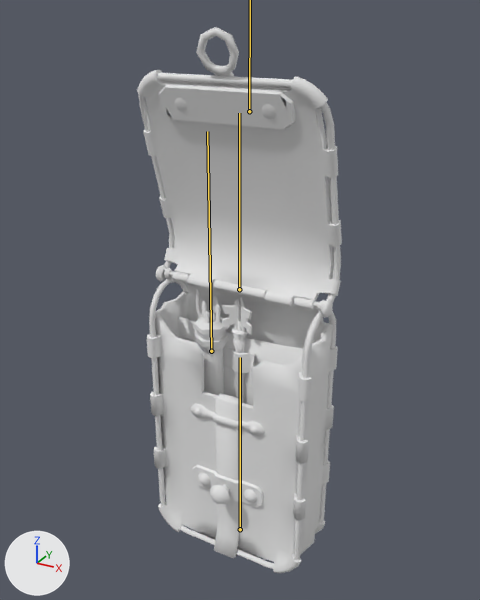
The glTF model model_export/t5_weapon_zom_moon_hacker_box_vm_lod0.gltf as it was, and as the next commit left it.
Before and after are seen from a 50 mm camera at (6.79, -12.37, 13.02) aimed at (-0.07, 0.1, 6.78). Lighting does not change. The marker at lower left points along +X, +Y and +Z. Both versions are drawn at the pose saved in each file; the numbers are the values there. The bones that bend it are drawn over the model as lines.

Names of what the first picture shows: 'surf1', 'surf10', 'surf2', 'surf3', 'surf4', 'surf5', 'surf9'.
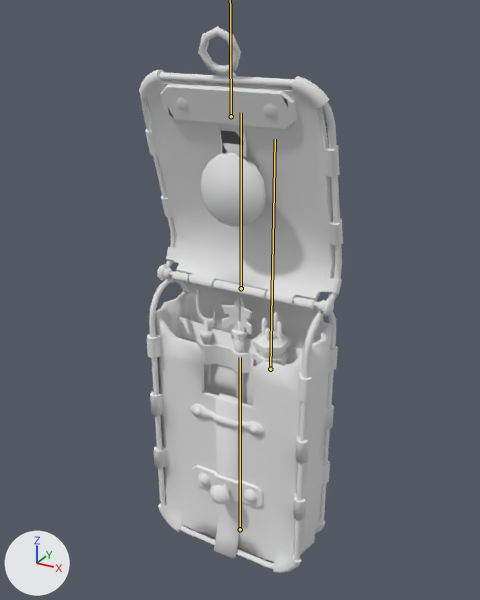
What the commit changed:
Bone 'j_lid' (bone_j_lid) moves from (0.0, 0.0, 0.07) to (0.0, 0.0, 0.0).
Bone 'j_lid2' (bone_j_lid2) moves from (0.0, 0.0, -0.86) to (0.0, 0.0, 0.0).
Bone 'j_tool' (bone_j_tool) moves from (-1.68, 0.0, -0.11) to (0.0, 0.0, 0.0).

Boxes (x1, y1, x2, y2) around the edits, measured in the pictures (480 x 600 px):
'surf4', posed
    before: (137, 70, 342, 307)
    after: (139, 70, 343, 306)
'surf1', posed
    before: (139, 27, 341, 318)
    after: (140, 27, 342, 317)
'surf2', posed (9% wider)
    before: (194, 296, 228, 351)
    after: (253, 311, 290, 365)
'surf9', posed (not visible afterwards)
    before: (201, 348, 224, 395)
bone 'j_lid', root to tip
    before: (239, 289) to (239, 113)
    after: (241, 288) to (241, 112)
bone 'j_tool', root to tip
    before: (211, 351) to (207, 131)
    after: (270, 369) to (275, 139)
